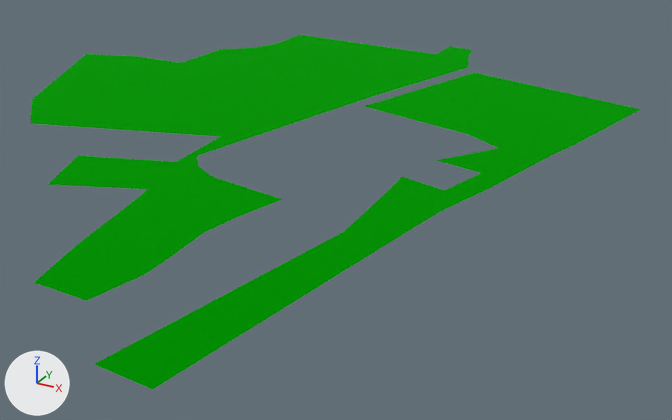
The glTF model Green.glb: old version first, new version second.
Rendered twice from a camera (50 mm lens) standing at (163.0, -32.0, 93.0) and looking at (34.0, 202.0, -24.0). The axes (+X, +Y, +Z) are drawn at lower left. The lights are the same throughout. The first picture is the older version.
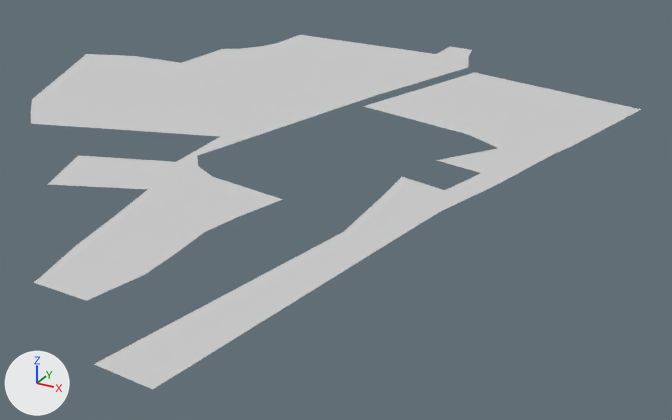
Edits to the bpy script that builds the scene:
```text
Add mat_forest:
    mat_forest = principled_material('forest')
    mat_forest.base_color = (0.612, 0.612, 0.612)  # light grey #cdcdcd
    mat_forest.roughness = 1.0
Add mat_vegetation:
    mat_vegetation = principled_material('vegetation')
    mat_vegetation.base_color = (0.612, 0.612, 0.612)  # light grey #cdcdcd
    mat_vegetation.roughness = 1.0
Change me_mesh_0:
    where me_mesh_0.from_pydata(...)  # 18 vertices, 16 faces; spans x -82.6..7.2, y 193.0..292.4, z 0.0
    remove me_mesh_0.materials.append(mat_material_0)  # green #00bb00
    add me_mesh_0.materials.append(mat_vegetation)  # light grey #cdcdcd
Change me_mesh_1:
    where me_mesh_1.from_pydata(...)  # 60 vertices, 56 faces; spans x -102.0..109.0, y 71.0..323.0, z 0.0
    remove me_mesh_1.materials.append(mat_material_0)  # green #00bb00
    add me_mesh_1.materials.append(mat_forest)  # light grey #cdcdcd
```

Pixel boxes (x1, y1, x2, y2) of what changed, in the pictures (672 x 420 px):
'Mesh_1', recoloured (green to light grey)
    both: (31, 35, 641, 389)
'Mesh_0', recoloured (green to light grey)
    both: (92, 44, 372, 105)
